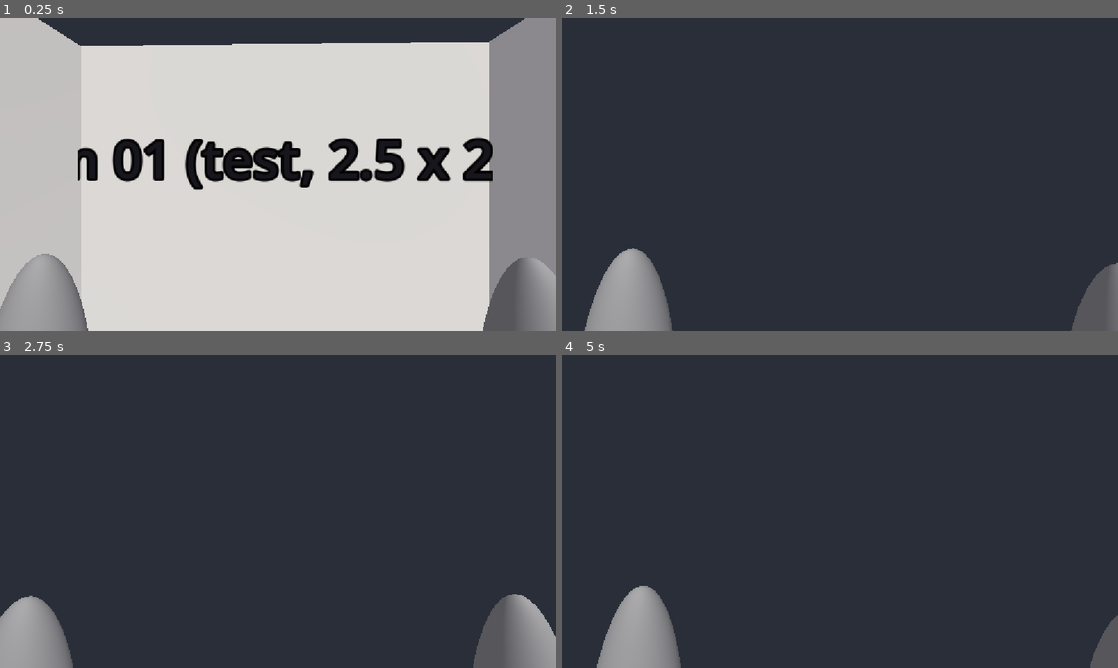
Above: before the commit, frames 1-4 (two rows, left to right).
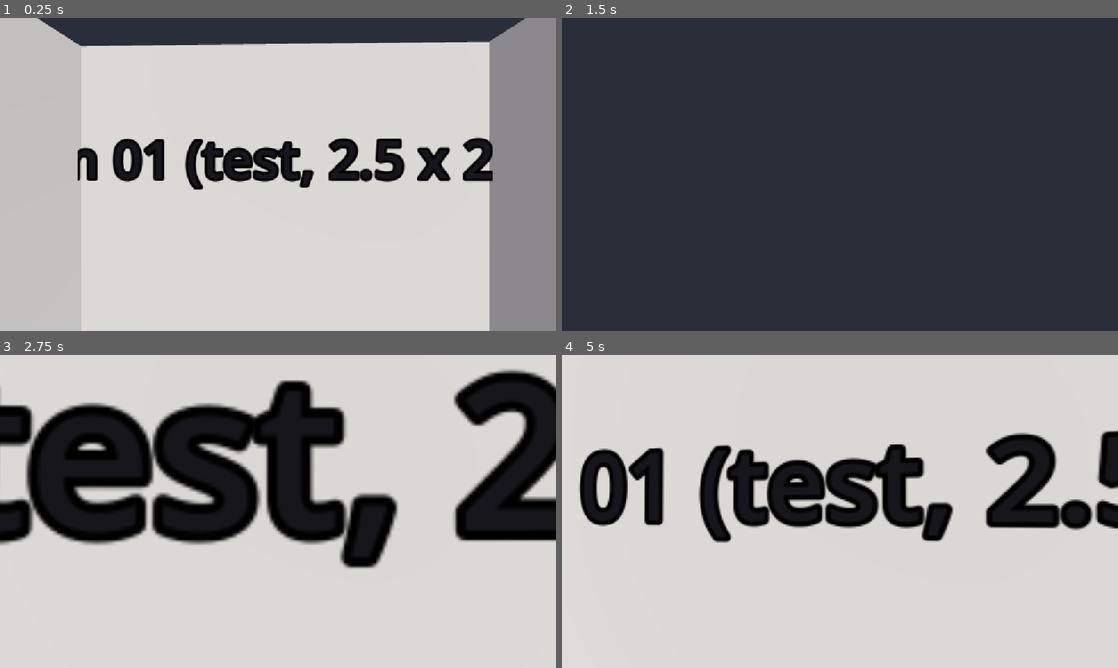
Above: after the commit, the same moments.

Repository: DarioRan/VR
Game: Godot game, scene res://main.tscn
The game is run twice, just before and just after one commit, with the same random seed, the same clock (stepped at 60 frames per second) and the same inputs.
Inputs (mouse positions are in pixels of both pictures, inside the frame that each line leads up to):
- Up to frame 1 (0.25 s): no input
- Up to frame 2 (1.5 s): tap Enter at 0.5 s; move the mouse to (867, 174) at 0.52 s; hold W from 0.53 s (still down); tap R at 0.6 s; click (867, 174) at 0.67 s; tap G at 0.8, 1.35 s; move the mouse to (812, 174) at 1.27 s
- Up to frame 3 (2.75 s): keep holding W; tap R at 1.55, 2.1 s; move the mouse to (289, 505) at 2.02 s; tap G at 2.3 s
- Up to frame 4 (5 s): keep holding W; move the mouse to (834, 517) at 2.77 s; tap G at 2.85, 3.8 s; click (834, 517) at 2.92 s; tap R at 3.05, 4.55 s; move the mouse to (878, 514) at 3.52 s; tap 1 at 3.6 s; tap Space at 4.25 s; move the mouse to (795, 508) at 4.27 s; tap 2 at 4.35 s

The runs differ from the first frame. In frame 1, 4.6% of the frame differs, in the area x 0-100%, y 0-100%; in frame 2, 4.2%; in frame 3, 99%; in frame 4, 99%.

Commit message:
A: XR platform and locomotion (A-01 to A-09)
- A-01: rig root extends XROrigin3D; hold left menu 1 s (or Meta button, or R) to
  recenter on the taped square; hands are 10 cm spheres (SphereMesh height was 1 m)
- A-03/A-04: StrideScaler hides gain-change jumps behind a fade, reset_base() on
  recenter, play-area footprint scaled by the gain
- A-05/A-06: BoundaryMonitor darkens the view from 0.5 m before the edge
- A-07: gain cap presets 1.25 / 1.5 / 2.0 (left Y or G), logged
- A-08: refresh rate 72 Hz with physics at display rate, foveation high + dynamic,
  MSAA 2x, PerfMonitor logs fps every 5 s
- A-09: scripts/build_quest.sh (debug/release, optional install)
- New ScreenFade under XRCamera3D (warning + flash)
- Smoke test: 23 checks; README and TEAM_SYNC updated

Diff:
--- a/impossible-spaces/core/play_area.gd
+++ b/impossible-spaces/core/play_area.gd
@@ -26,3 +26,10 @@
 		clampf(room_size.x / SIZE.x, 1.0, cap),
 		clampf(room_size.y / SIZE.y, 1.0, cap)
 	)
+
+
+## Distance from a point to the nearest edge of the square (metres).
+## Positive inside, negative outside.
+static func distance_to_edge(local_pos: Vector3) -> float:
+	var h := half_extents()
+	return minf(h.x - absf(local_pos.x), h.y - absf(local_pos.z))
--- a/impossible-spaces/core/xr_rig/boundary_monitor.gd
+++ b/impossible-spaces/core/xr_rig/boundary_monitor.gd
@@ -1,10 +1,23 @@
 class_name BoundaryMonitor
 extends Node
-## Boundary hits (plan Section 6.7). Owner: A. Child of XROrigin3D.
-## Logs a "boundary_hit" when the head leaves the safe square, once per exit.
+## Boundary hits and warning (plan Section 6.7, tickets A-05, A-06). Owner: A.
+## Child of XROrigin3D.
+##
+## - Hit: the head gets closer than PlayArea.BOUNDARY_MARGIN to the edge.
+##   Logged once per exit as "boundary_hit".
+## - Warning: the view darkens from warn_distance down to the edge, so the
+##   player stops before reaching the tape.
 
 signal boundary_left
 signal boundary_returned
+
+## Start darkening this far from the physical edge (metres).
+@export var warn_distance: float = 0.5
+## Darkness at the edge and beyond (0 to 1).
+@export_range(0.0, 1.0) var max_warning: float = 0.85
+@export var screen_fade: ScreenFade
+
+var distance_to_edge: float = INF
 
 var _camera: XRCamera3D
 var _outside: bool = false
@@ -17,13 +30,19 @@
 func _physics_process(_delta: float) -> void:
 	if _camera == null:
 		return
-	# Camera position is in tracking space = play-area space.
-	var inside := PlayArea.is_inside(_camera.position)
+	# Camera position is in tracking space = play-area space (after recentering).
+	var p := _camera.position
+	distance_to_edge = PlayArea.distance_to_edge(p)
+
+	if screen_fade != null:
+		var t := clampf(1.0 - distance_to_edge / warn_distance, 0.0, 1.0)
+		screen_fade.set_warning(t * t * max_warning)
+
+	var inside := PlayArea.is_inside(p)
 	if not inside and not _outside:
 		_outside = true
-		EventLogger.log_event("boundary_hit")
+		EventLogger.log_event("boundary_hit", {"distance_to_edge": snappedf(distance_to_edge, 0.01)})
 		boundary_left.emit()
-		# TODO (A): fade the view as a warning.
 	elif inside and _outside:
 		_outside = false
 		boundary_returned.emit()
--- /dev/null
+++ b/impossible-spaces/core/xr_rig/perf_monitor.gd
@@ -0,0 +1,41 @@
+class_name PerfMonitor
+extends Node
+## Frame-rate check for the Quest (ticket A-08). Owner: A.
+## Every `interval` seconds it logs a "perf" event with the average fps,
+## the worst frame time and how many frames missed the target.
+## Use it to prove the 72 Hz definition of done.
+
+@export var enabled: bool = true
+@export var interval: float = 5.0
+## Overwritten with the headset's refresh rate when the XR session starts.
+@export var target_fps: float = 72.0
+
+var _elapsed: float = 0.0
+var _frames: int = 0
+var _worst: float = 0.0
+var _missed: int = 0
+
+
+func _process(delta: float) -> void:
+	if not enabled:
+		return
+	_elapsed += delta
+	_frames += 1
+	_worst = maxf(_worst, delta)
+	# A frame counts as missed when it took longer than 1.5 target frames.
+	if delta > 1.5 / target_fps:
+		_missed += 1
+	if _elapsed >= interval:
+		var avg := _frames / _elapsed
+		EventLogger.log_event("perf", {
+			"fps_avg": snappedf(avg, 0.1),
+			"frame_ms_max": snappedf(_worst * 1000.0, 0.1),
+			"missed": _missed,
+			"target": target_fps,
+		})
+		if avg < target_fps - 2.0:
+			push_warning("PerfMonitor: %.1f fps, below the %.0f fps target" % [avg, target_fps])
+		_elapsed = 0.0
+		_frames = 0
+		_worst = 0.0
+		_missed = 0
--- /dev/null
+++ b/impossible-spaces/core/xr_rig/screen_fade.gd
@@ -0,0 +1,69 @@
+class_name ScreenFade
+extends MeshInstance3D
+## Darkens the whole view. Owner: A. Child of XRCamera3D.
+##
+## Two inputs, the darker one wins:
+##   - warning: a steady level set every frame (BoundaryMonitor, near the edge)
+##   - flash: a short fade out and back in (StrideScaler hides a jump with it)
+## A small inside-out sphere around the head, drawn on top of everything.
+
+## Emitted when a flash reaches full black: the moment to move the player.
+signal fully_dark
+
+@export var color: Color = Color(0.0, 0.0, 0.0)
+
+var _warning: float = 0.0
+var _flash: float = 0.0
+var _material: StandardMaterial3D
+var _tween: Tween
+
+
+func _ready() -> void:
+	var sphere := SphereMesh.new()
+	sphere.radius = 0.25
+	sphere.height = 0.5
+	sphere.flip_faces = true
+	mesh = sphere
+	_material = StandardMaterial3D.new()
+	_material.shading_mode = BaseMaterial3D.SHADING_MODE_UNSHADED
+	_material.transparency = BaseMaterial3D.TRANSPARENCY_ALPHA
+	_material.no_depth_test = true
+	_material.cull_mode = BaseMaterial3D.CULL_DISABLED
+	_material.render_priority = Material.RENDER_PRIORITY_MAX
+	material_override = _material
+	cast_shadow = GeometryInstance3D.SHADOW_CASTING_SETTING_OFF
+	_update()
+
+
+## Steady darkening from 0 (none) to 1 (black).
+func set_warning(amount: float) -> void:
+	_warning = clampf(amount, 0.0, 1.0)
+	_update()
+
+
+## Fade to black, emit fully_dark, hold, fade back.
+func flash(fade_in: float = 0.12, hold: float = 0.05, fade_out: float = 0.15) -> void:
+	if _tween != null and _tween.is_running():
+		_tween.kill()
+	_tween = create_tween()
+	_tween.tween_method(_set_flash, _flash, 1.0, fade_in)
+	_tween.tween_callback(fully_dark.emit)
+	_tween.tween_interval(hold)
+	_tween.tween_method(_set_flash, 1.0, 0.0, fade_out)
+
+
+func get_amount() -> float:
+	return maxf(_warning, _flash)
+
+
+func _set_flash(value: float) -> void:
+	_flash = value
+	_update()
+
+
+func _update() -> void:
+	if _material == null:
+		return
+	var a := get_amount()
+	_material.albedo_color = Color(color, a)
+	visible = a > 0.001
--- a/impossible-spaces/core/xr_rig/stride_scaler.gd
+++ b/impossible-spaces/core/xr_rig/stride_scaler.gd
@@ -1,6 +1,6 @@
 class_name StrideScaler
 extends Node
-## Stride scaling (plan Section 6.6). Owner: A. Child of XROrigin3D.
+## Stride scaling (plan Section 6.6, tickets A-03, A-04, A-07). Owner: A. Child of XROrigin3D.
 ##
 ## Virtual position = play-area centre + gain * physical position, per axis.
 ## With gain 2 one physical step moves you two virtual steps, so a 5 m room
@@ -8,29 +8,48 @@
 ## is the calibrated origin, which every room shares, so leaving a scaled room
 ## does not shift the next one.
 ## Assumes rooms are centred on the play area and axis-aligned with it.
+##
+## Gain changes (room swaps): the view would jump by (new - old) * position.
+## When that jump is larger than jump_threshold, the view fades to black, the
+## new gain is applied in the dark, and it fades back (A-04).
+
+signal gain_changed(gain: Vector2)
+signal cap_changed(cap: float)
 
 @export var enabled: bool = true
-## Global cap on top of each room's own max_stride_gain (pilot: try 1.25, 1.5, 2.0).
+## Global cap on top of each room's own max_stride_gain. The paper uses 2.0.
 @export var max_gain: float = 2.0
+## Caps to cycle through during the pilot (A-07). Known detection thresholds
+## are about 0.86 to 1.26 (Steinicke 2010).
+@export var gain_presets: Array[float] = [1.25, 1.5, 2.0]
+## Jumps smaller than this (metres) are applied directly, larger ones behind a fade.
+@export var jump_threshold: float = 0.05
+@export var screen_fade: ScreenFade
+## Optional: a node showing the play area (2.5 x 2.5 m plane). It is moved and
+## scaled to show where the physical square lands in the virtual world.
+@export var footprint: Node3D
+
+var current_gain: Vector2 = Vector2.ONE
 
 var _origin: XROrigin3D
 var _camera: XRCamera3D
 var _base: Transform3D
+var _initial_base: Transform3D
+var _pending_gain: Vector2 = Vector2.ONE
+var _waiting_for_dark: bool = false
 
 
 func _ready() -> void:
 	_origin = get_parent() as XROrigin3D
 	_camera = _origin.get_node_or_null(^"XRCamera3D") as XRCamera3D
-	# Calibrated origin without any stride offset. Call recalibrate() after recentering.
+	# Calibrated origin without any stride offset.
 	_base = _origin.global_transform
+	_initial_base = _base
 
 
-## Call after the play area has been recentered.
-## TODO (A): when the gain changes at a room swap while the player is off-centre,
-## the view jumps by (new_gain - old_gain) * position. Swaps happen near doors,
-## so test on the headset whether this needs smoothing.
-func recalibrate() -> void:
-	_base = _origin.global_transform
+## Back to the calibrated base: undoes debug joystick moves. Called on recenter.
+func reset_base() -> void:
+	_base = _initial_base
 
 
 ## Move the calibrated base by a world-space transform (used by DebugLocomotion).
@@ -39,11 +58,59 @@
 	_base = t * _base
 
 
+## Next preset cap (A-07). Returns the new cap.
+func cycle_gain_cap() -> float:
+	if gain_presets.is_empty():
+		return max_gain
+	var i := gain_presets.find(max_gain)
+	max_gain = gain_presets[(i + 1) % gain_presets.size()]
+	cap_changed.emit(max_gain)
+	EventLogger.log_event("stride_cap_changed", {"cap": max_gain})
+	return max_gain
+
+
+func target_gain() -> Vector2:
+	var room := RoomManager.current_room
+	if not enabled or room == null:
+		return Vector2.ONE
+	return room.stride_gain.min(Vector2(max_gain, max_gain))
+
+
 func _physics_process(_delta: float) -> void:
-	var room := RoomManager.current_room
-	if not enabled or room == null or _camera == null:
+	if _camera == null:
 		return
-	var g := room.stride_gain.min(Vector2(max_gain, max_gain))
 	var p := _camera.position
-	var offset := Vector3((g.x - 1.0) * p.x, 0.0, (g.y - 1.0) * p.z)
+	_update_gain(p)
+	var offset := Vector3((current_gain.x - 1.0) * p.x, 0.0, (current_gain.y - 1.0) * p.z)
 	_origin.global_transform = Transform3D(_base.basis, _base.origin + _base.basis * offset)
+	if footprint != null:
+		footprint.global_transform = Transform3D(
+			_base.basis * Basis.from_scale(Vector3(current_gain.x, 1.0, current_gain.y)),
+			_base.origin + _base.basis * Vector3(0.0, 0.01, 0.0))
+
+
+func _update_gain(p: Vector3) -> void:
+	var target := target_gain()
+	if target == current_gain:
+		_waiting_for_dark = false
+		return
+	_pending_gain = target
+	if _waiting_for_dark:
+		return
+	var jump := ((target - current_gain) * Vector2(p.x, p.z)).length()
+	if screen_fade == null or jump <= jump_threshold:
+		_set_gain(target)
+	else:
+		_waiting_for_dark = true
+		screen_fade.fully_dark.connect(_on_fully_dark, CONNECT_ONE_SHOT)
+		screen_fade.flash()
+
+
+func _on_fully_dark() -> void:
+	_waiting_for_dark = false
+	_set_gain(_pending_gain)
+
+
+func _set_gain(g: Vector2) -> void:
+	current_gain = g
+	gain_changed.emit(g)
--- a/impossible-spaces/core/xr_rig/xr_origin_3D.tscn
+++ b/impossible-spaces/core/xr_rig/xr_origin_3D.tscn
@@ -6,12 +6,15 @@
 [ext_resource type="Script" path="res://core/xr_rig/stride_scaler.gd" id="4_stride"]
 [ext_resource type="Script" path="res://core/xr_rig/boundary_monitor.gd" id="5_bound"]
 [ext_resource type="Script" path="res://core/xr_rig/debug_locomotion.gd" id="6_debugloco"]
+[ext_resource type="Script" path="res://core/xr_rig/screen_fade.gd" id="7_fade"]
+[ext_resource type="Script" path="res://core/xr_rig/perf_monitor.gd" id="8_perf"]
 
 [sub_resource type="SphereMesh" id="SphereMesh_t7gxb"]
-radius = 0.1
+radius = 0.05
+height = 0.1
 
 [sub_resource type="SphereShape3D" id="SphereShape3D_345on"]
-radius = 0.1
+radius = 0.05
 
 [sub_resource type="CapsuleShape3D" id="CapsuleShape3D_cq8vx"]
 height = 1.7
@@ -54,11 +57,13 @@
 transform = Transform3D(1, 0, 0, 0, 1, 0, 0, 0, 1, 0, 1, 0)
 shape = SubResource("CapsuleShape3D_cq8vx")
 
-[node name="StrideScaler" type="Node" parent="."]
+[node name="StrideScaler" type="Node" parent="." node_paths=PackedStringArray("screen_fade")]
 script = ExtResource("4_stride")
+screen_fade = NodePath("../XRCamera3D/ScreenFade")
 
-[node name="BoundaryMonitor" type="Node" parent="."]
+[node name="BoundaryMonitor" type="Node" parent="." node_paths=PackedStringArray("screen_fade")]
 script = ExtResource("5_bound")
+screen_fade = NodePath("../XRCamera3D/ScreenFade")
 
 [node name="DebugLocomotion" type="Node" parent="."]
 script = ExtResource("6_debugloco")
@@ -67,3 +72,9 @@
 
 [node name="CollisionShape3D" type="CollisionShape3D" parent="XRCamera3D/HeadArea"]
 shape = SubResource("SphereShape3D_345on")
+
+[node name="ScreenFade" type="MeshInstance3D" parent="XRCamera3D"]
+script = ExtResource("7_fade")
+
+[node name="PerfMonitor" type="Node" parent="."]
+script = ExtResource("8_perf")
--- a/impossible-spaces/core/xr_rig/xr_origin_3d.gd
+++ b/impossible-spaces/core/xr_rig/xr_origin_3d.gd
@@ -1,20 +1,93 @@
-extends Node3D
+extends XROrigin3D
+## XR rig root (ticket A-01). Owner: A.
+##
+## - Starts OpenXR, or the XR simulator on desktop when no headset is found.
+## - Sets the headset refresh rate and matches the physics rate to it (A-08).
+## - Recenters the play area onto the taped square (calibration).
+##
+## Calibration: stand in the centre of the taped square, face the "front" edge,
+## then hold the LEFT MENU button (three lines) for 1 s. Holding the Meta button
+## (system recenter) does the same. Desktop: R.
+## Left Y button (desktop: G) cycles the stride gain cap for the pilot (A-07).
 
-var xr_interface: XRInterface
+signal recentered
 
-func _ready():
-	xr_interface = XRServer.find_interface("OpenXR")
+@export var target_refresh_rate: float = 72.0
+@export var recenter_hold_time: float = 1.0
+
+var xr_interface: OpenXRInterface
+
+var _menu_held: float = 0.0
+var _hold_consumed: bool = false
+
+@onready var _left: XRController3D = $LeftHand
+@onready var _stride: StrideScaler = $StrideScaler
+@onready var _perf: PerfMonitor = $PerfMonitor
+
+
+func _ready() -> void:
+	xr_interface = XRServer.find_interface("OpenXR") as OpenXRInterface
 	if xr_interface and xr_interface.is_initialized():
 		print("OpenXR initialized successfully")
-
-		# Turn off v-sync!
+		# The headset paces frames, not the monitor.
 		DisplayServer.window_set_vsync_mode(DisplayServer.VSYNC_DISABLED)
-
-		# Change our main viewport to output to the HMD
 		get_viewport().use_xr = true
+		xr_interface.session_begun.connect(_on_session_begun)
+		xr_interface.pose_recentered.connect(recenter)
 	else:
 		print("OpenXR not initialized, please check if your headset is connected")
 		print("Connecting XRSimulator")
-		var xr_simulator_scene = load("res://addons/xr-simulator/XRSimulator.tscn")
-		var xr_simulator = xr_simulator_scene.instantiate()
-		add_child(xr_simulator)
+		var xr_simulator_scene := load("res://addons/xr-simulator/XRSimulator.tscn") as PackedScene
+		add_child(xr_simulator_scene.instantiate())
+	_left.button_pressed.connect(_on_left_button_pressed)
+
+
+func _on_session_begun() -> void:
+	var rates := xr_interface.get_available_display_refresh_rates()
+	if not rates.is_empty():
+		var best: float = rates[0]
+		for r: float in rates:
+			if absf(r - target_refresh_rate) < absf(best - target_refresh_rate):
+				best = r
+		xr_interface.display_refresh_rate = best
+	var hz := xr_interface.display_refresh_rate
+	if hz > 0.0:
+		# Physics in step with the display avoids jitter in VR.
+		Engine.physics_ticks_per_second = roundi(hz)
+		_perf.target_fps = hz
+	EventLogger.log_event("xr_session_begun", {"refresh_rate": hz, "available": rates})
+
+
+func _process(delta: float) -> void:
+	# Hold-to-recenter on the left menu button.
+	if _left.is_button_pressed(&"menu_button"):
+		_menu_held += delta
+		if _menu_held >= recenter_hold_time and not _hold_consumed:
+			_hold_consumed = true
+			recenter()
+	else:
+		_menu_held = 0.0
+		_hold_consumed = false
+
+
+func _unhandled_input(event: InputEvent) -> void:
+	if event is InputEventKey and event.pressed and not event.echo:
+		match event.keycode:
+			KEY_R:
+				recenter()
+			KEY_G:
+				_stride.cycle_gain_cap()
+
+
+func _on_left_button_pressed(action: String) -> void:
+	if action == "by_button":
+		_stride.cycle_gain_cap()
+
+
+## Make the head's current floor position and facing the centre and front of
+## the play area. Also undoes debug joystick moves.
+func recenter() -> void:
+	XRServer.center_on_hmd(XRServer.RESET_BUT_KEEP_TILT, true)
+	_stride.reset_base()
+	EventLogger.log_event("recentered")
+	recentered.emit()
--- a/impossible-spaces/main.gd
+++ b/impossible-spaces/main.gd
@@ -9,6 +9,7 @@
 func _ready() -> void:
 	# Rooms registered themselves in their own _ready(), which runs before this one.
 	RoomManager.activate(start_room)
+	($XROrigin3D/StrideScaler as StrideScaler).footprint = $PlayAreaOutline
 	_right_hand.button_pressed.connect(_on_right_button_pressed)
 
 
--- a/impossible-spaces/project.godot
+++ b/impossible-spaces/project.godot
@@ -31,10 +31,13 @@
 
 [rendering]
 
+anti_aliasing/quality/msaa_3d=1
 rendering_device/driver.windows="d3d12"
 textures/vram_compression/import_etc2_astc=true
 
 [xr]
 
 openxr/enabled=true
+openxr/foveation_level=3
+openxr/foveation_dynamic=true
 shaders/enabled=true
--- a/impossible-spaces/tests/smoke_test.gd
+++ b/impossible-spaces/tests/smoke_test.gd
@@ -38,15 +38,65 @@
 	rm.activate(&"room_02")
 	_check(rm.current_room == room02 and not room01.visible and room02.visible, "activate() swaps rooms")
 
-	# Stride scaling: room_02 is 5 x 2.5 m -> gain (2, 1)
+	# Stride scaling: room_02 is 5 x 2.5 m -> gain (2, 1).
+	# Entering with the head 0.5 m off-centre is a 0.5 m jump, so the new gain
+	# waits for the screen fade to reach black (A-04).
+	var stride: Node = origin.get_node("StrideScaler")
+	var fade: Node = cam.get_node("ScreenFade")
+	rm.activate(&"room_01")
 	cam.position = Vector3(0.5, 1.7, 0.5)
 	await _wait_physics()
+	var darkest := [0.0]
+	var watch := func() -> void: darkest[0] = maxf(darkest[0], fade.get_amount())
+	process_frame.connect(watch)
+	rm.activate(&"room_02")
+	await _wait_physics(1)
+	_check(stride.current_gain == Vector2.ONE, "big gain change waits for the fade")
+	await _wait_physics(40)
+	process_frame.disconnect(watch)
+	_check(darkest[0] > 0.95, "fade reaches black during the gain change (%.2f)" % darkest[0])
 	var head := cam.global_position
 	_check(is_equal_approx(head.x, 1.0) and is_equal_approx(head.z, 0.5),
 		"stride gain 2 on x in room_02 (head at %s)" % head)
+	_check(fade.get_amount() < 0.01, "fade clears after the gain change")
+
+	# Small jump near the centre: applied at once, no fade
+	cam.position = Vector3(0.01, 1.7, 0.0)
+	rm.activate(&"room_01")
+	await _wait_physics(1)
+	_check(stride.current_gain == Vector2.ONE, "small gain change applies at once")
+	rm.activate(&"room_02")
+	await _wait_physics(1)
+
+	# Pilot gain caps (A-07): 2.0 -> 1.25 -> 1.5 -> 2.0
+	_check(is_equal_approx(stride.cycle_gain_cap(), 1.25), "gain cap cycles to 1.25")
+	await _wait_physics(1)
+	_check(is_equal_approx(stride.current_gain.x, 1.25), "cap limits room_02 gain to 1.25")
+	stride.cycle_gain_cap()
+	stride.cycle_gain_cap()
+	_check(is_equal_approx(stride.max_gain, 2.0), "gain cap cycles back to 2.0")
+	await _wait_physics(1)
+
+	# Footprint shows the scaled play area
+	var footprint: Node3D = main.get_node("PlayAreaOutline")
+	_check(is_equal_approx(footprint.global_basis.get_scale().x, 2.0), "footprint scaled by the gain")
+
+	# Hands are small spheres, not stretched capsules
+	var hand_mesh: SphereMesh = origin.get_node("LeftHand/Area3D/MeshInstance3D").mesh
+	_check(is_equal_approx(hand_mesh.height, hand_mesh.radius * 2.0), "hand mesh is a sphere")
+
+	# Boundary warning (A-06): dark near the edge, clear in the centre
+	var monitor: Node = origin.get_node("BoundaryMonitor")
+	cam.position = Vector3(0.0, 1.7, 0.0)
+	await _wait_physics()
+	_check(fade.get_amount() < 0.01, "no warning in the centre")
+	cam.position = Vector3(1.05, 1.7, 0.0)
+	await _wait_physics()
+	_check(fade.get_amount() > 0.3, "warning 0.2 m from the edge (%.2f)" % fade.get_amount())
+	cam.position = Vector3(0.0, 1.7, 0.0)
+	await _wait_physics()
 
 	# Boundary: 1.2 m from the centre is past the 0.2 m margin
-	var monitor: Node = origin.get_node("BoundaryMonitor")
 	var hits := [0]
 	monitor.boundary_left.connect(func() -> void: hits[0] += 1)
 	cam.position = Vector3(1.2, 1.7, 0.0)
@@ -97,5 +147,11 @@
 		_check(is_equal_approx(snappedf(turned, 0.1), -30.0), "right stick snap-turns once (%.1f deg)" % turned)
 		_check(cam.global_position.distance_to(pos_before) < 0.01, "snap turn pivots around the head")
 
+		# Recenter (A-01) undoes debug joystick moves
+		origin.recenter()
+		await _wait_physics()
+		var back := cam.global_position
+		_check(absf(back.x) < 0.01 and absf(back.z) < 0.01, "recenter resets the play area (head at %s)" % back)
+
 	print("\n%d failure(s)" % _failures)
 	quit(_failures)
Not shown, added: impossible-spaces/core/xr_rig/screen_fade.gd.uid
Not shown, changed: TEAM_SYNC.md
Not shown, added: scripts/build_quest.sh
